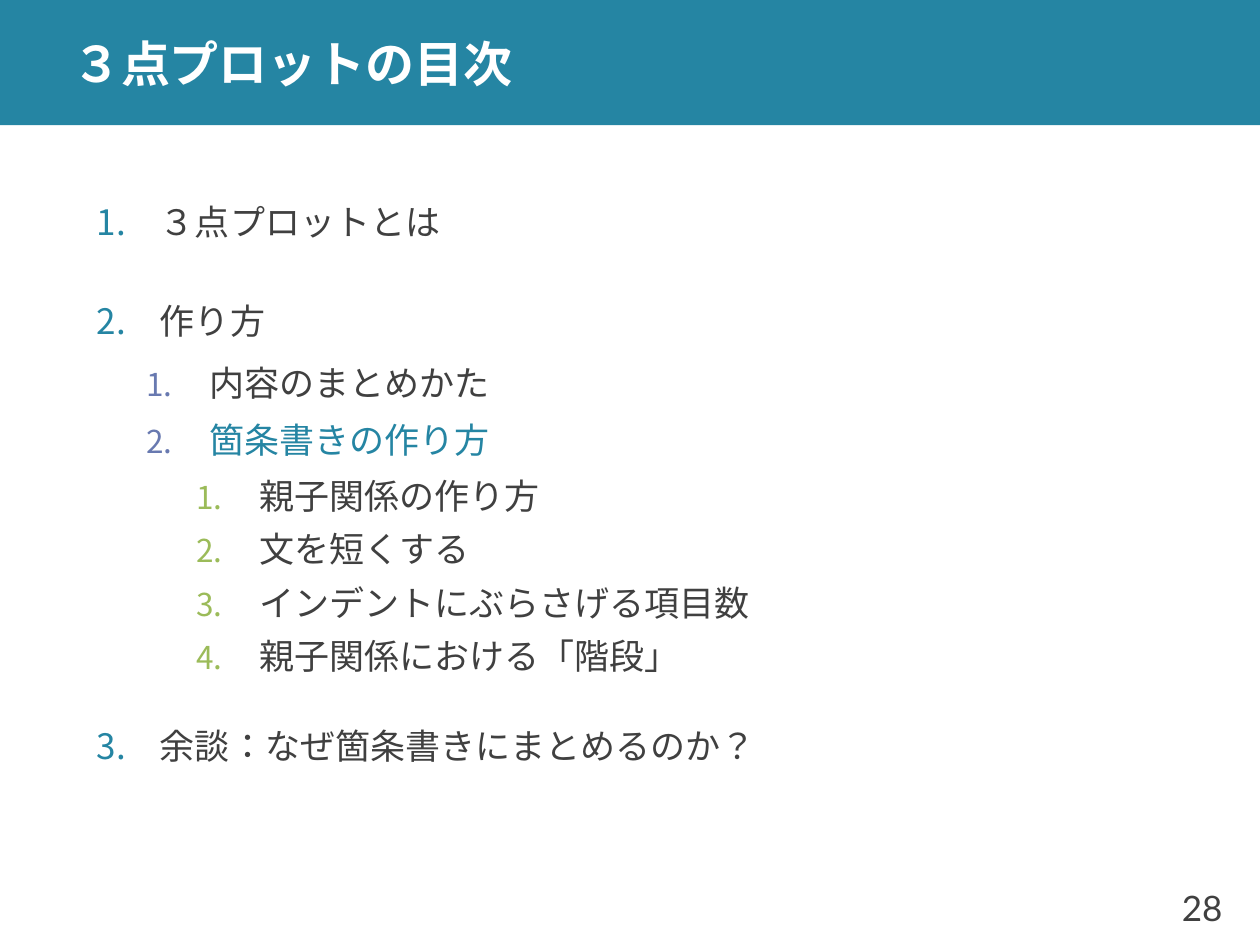
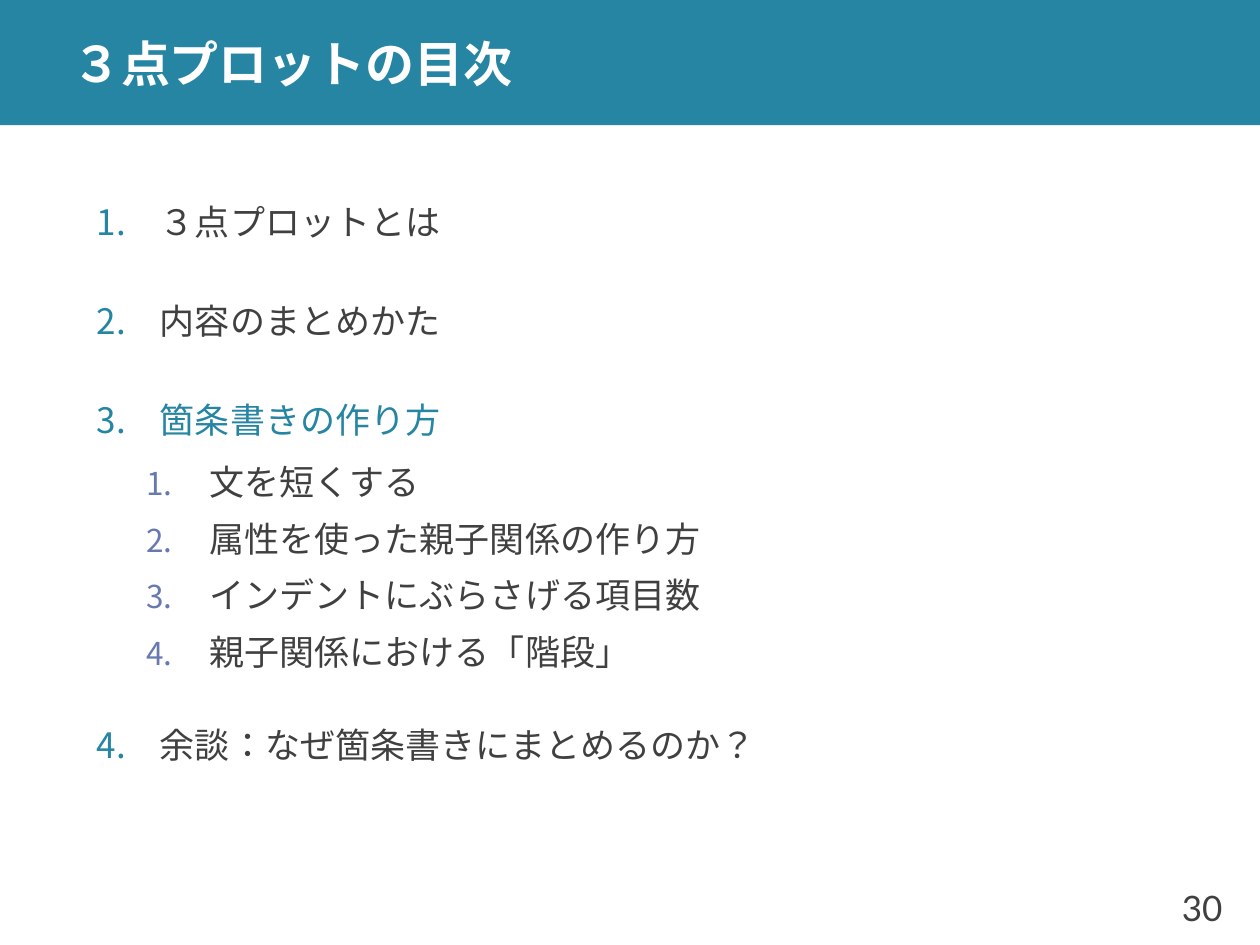
Before and after one commit to shioya-lab/how-to, a slide deck: slide 30 of plot.pptx (slide 28 before the commit). Drawn at 1260x945 pixels with LibreOffice and Linux fonts; fonts in the diff are those of the drawing. Boxes give left, top, right and bottom in pixels: in the first picture for what was removed or moved away, otherwise in the second. Text is boxed around its words. In the diff, an @@ line names an element or a change of style, - is before the commit and + after.

Commit message:
plot を v14 に
p.9 親子関係が厳密ではない点を追加
p.20 背景の話題の絞り方を追加
p.33-p.35 属性や話題によるまとめかたを加筆
p.56 全体プロットの親子関係の注意を追加
p.64 イントロの書き出しについての注意を追加

```diff
--- a/plot.pptx
+++ b/plot.pptx
@@ text at (160, 304, 265, 337): paragraph removed @@
-2. 作り方
@@ text at (160, 304, 701, 668): list level 2 to 1 in "内容のまとめかた"; bullet colour #6879B0 to #2585A3; list level 2 to 1 in "箇条書きの作り方"; list level 3 to 2 in "文を短くする"; bullet colour #9BBB59 to #6879B0; list level 3 to 2 in "インデントにぶらさげる項目数"; list level 3 to 2 in "親子関係における「階段」" @@
@@ text at (259, 479, 539, 512): paragraph removed @@
-    1. 親子関係の作り方
@@ text at (210, 522, 701, 555): paragraph added @@
+  2. 属性を使った親子関係の作り方
@@ page number at (1182, 895, 1223, 922): text changed @@
-28
+30
```
Also in this commit, not shown: 11 other slides changed, 7 slides added, 1 other file.
